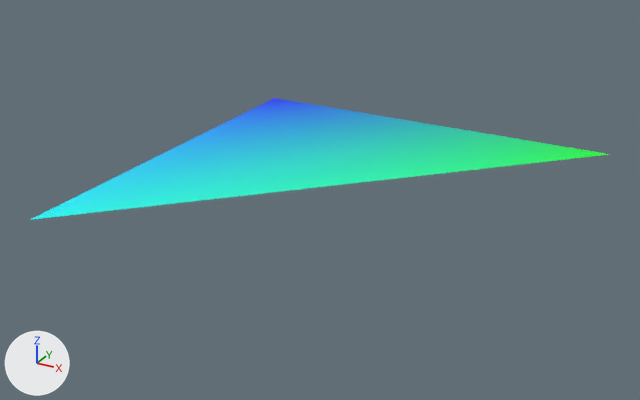
The glTF model saver/out.gltf, before and after one commit.
The view is the same before and after, from a 50 mm camera at (1.74, -3.41, 1.6) aimed at (-0.09, -0.08, -0.07). Every picture has the same lights, and +X, +Y and +Z are marked at lower left.

The older version as bpy lines, for what is in view:
```python
me_plane = bpy.data.meshes.new('Plane')
me_plane.from_pydata(...)  # 3 vertices, 1 face; spans x -1.0..1.0, y -1.0..1.0, z 0.0
me_plane.materials.append(mat_defaultmaterial)
ob_plane = bpy.data.objects.new('Plane', me_plane)
ob_plane.location = (0.0, 0.0, 0.0)
```
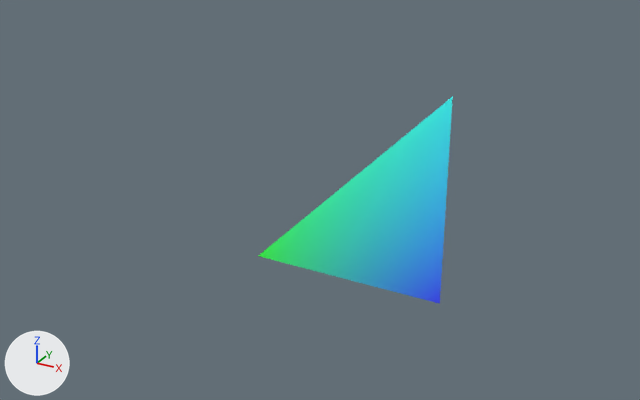
The change, as JSON lines over the scene's bpy script:
```json
{"block": "me_plane", "where": "me_plane.from_pydata(...)  # 3 vertices, 1 face; spans x -1.0..1.0, y -1.0..1.0, z 0.0"}
{"block": "me_plane", "where": "# used by ob_plane; location = (0.0, 0.0, 0.0)"}
{"block": "me_plane", "change": "me_plane part 1"}
{"op": "set", "path": "me_plane.vertices[0].co", "old": "(-1.0, -1.0, 0.0)", "new": "(0.5, 0.0, 0.5)", "note": "pixel (29, 219) -> pixel (452, 96)"}
{"op": "set", "path": "me_plane.vertices[1].co", "old": "(1.0, 1.0, 0.0)", "new": "(-0.5, 0.0, -0.5)", "note": "pixel (610, 154) -> pixel (257, 256)"}
{"op": "set", "path": "me_plane.vertices[2].co", "old": "(-1.0, 1.0, 0.0)", "new": "(0.5, 0.0, -0.5)", "note": "pixel (274, 98) -> pixel (439, 303)"}
```

What differs and where, as boxes (x1, y1, x2, y2) in the pictures (640 x 400 px):
```json
{"object": "Plane", "change": "reshaped", "before": [30, 98, 610, 220], "after": [258, 96, 453, 304], "on screen": "66% narrower, 70% taller"}
```
